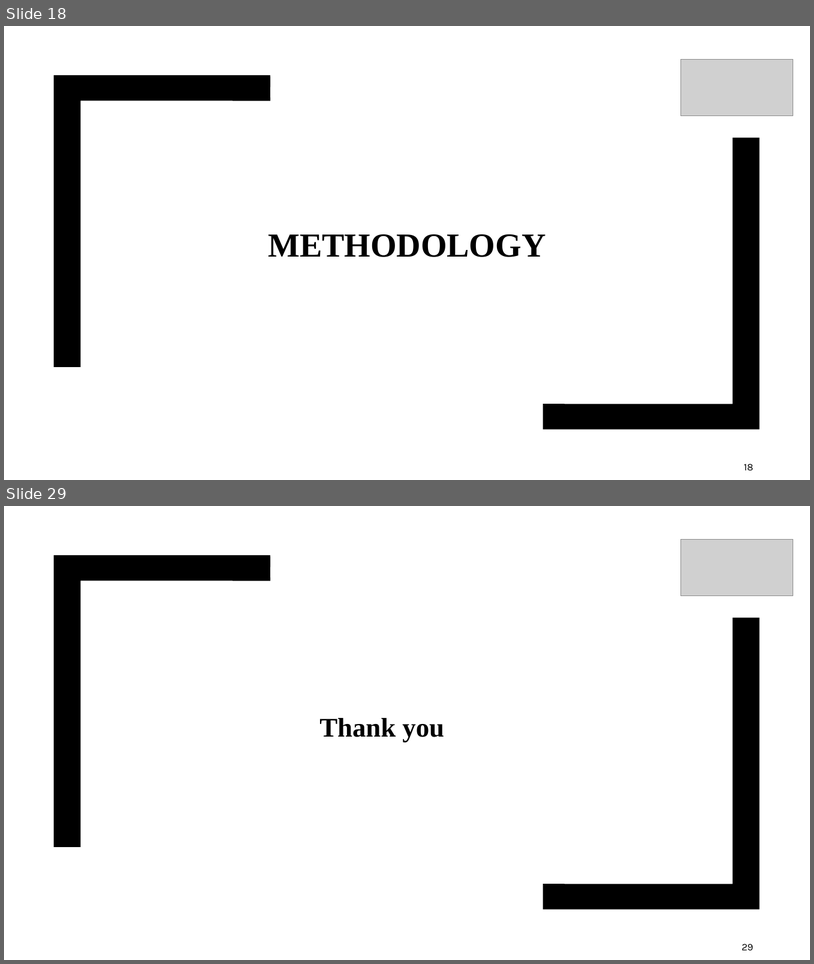
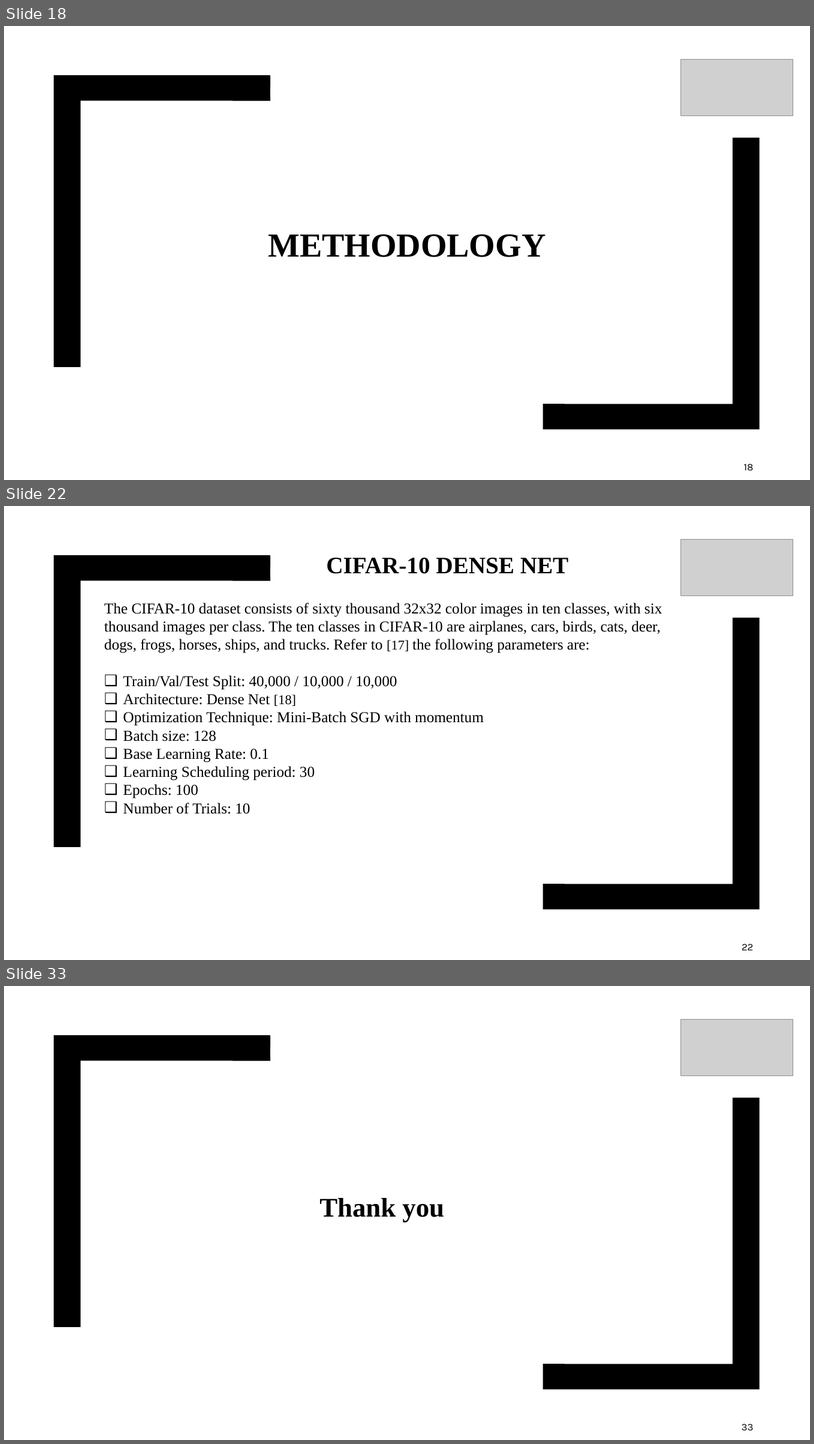
Before and after one commit to Umairnu/Research-Thesis-MS, a slide deck: Proposal and ppt/Tanhexp [Autosaved].pptx. Shown one above the other, each under a label of ours: slides 18 and 29 before the commit, slides 18, 22 and 33 after it; the slides between them are not shown. The pictures are 814x964 and 814x1444 pixels, drawn with LibreOffice and Linux fonts; fonts in the diff are those of the drawing; grey boxes stand for pictures. Boxes give left, top, right and bottom in pixels: in the first picture for what was removed or moved away, otherwise in the second. Text is boxed around its words. In the diff, an @@ line names an element or a change of style, - is before the commit and + after.

```diff
--- a/Proposal and ppt/Tanhexp [Autosaved].pptx
+++ b/Proposal and ppt/Tanhexp [Autosaved].pptx
@@ slide 22 added at [4,506,810,960], background #FFFFFF; not listed: 2 template elements that a slide beside it also shows @@
@@ picture added at [681,539,793,595] @@
@@ title added at [326,558,569,574], 28 pt, text #000000, bold @@
+CIFAR-10 DENSE NET
@@ text added at [104,603,662,814], 18 pt, text #000000 @@
+The CIFAR-10 dataset consists of sixty thousand 32x32 color images in ten classes, with six thousand images per class. The ten classes in CIFAR-10 are airplanes, cars, birds, cats, deer, dogs, frogs, horses, ships, and trucks. Refer to [17] the following parameters are:
+❑ Train/Val/Test Split: 40,000 / 10,000 / 10,000
+❑ Architecture: Dense Net [18]
+❑ Optimization Technique: Mini-Batch SGD with momentum
+❑ Batch size: 128
+❑ Base Learning Rate: 0.1
+❑ Learning Scheduling period: 30
+❑ Epochs: 100
+❑ Number of Trials: 10
@@ page number added at [742,943,753,950], 12 pt, text #000000 @@
+22
@@ what was slide 29 is now slide 33 @@
@@ page number at [742,1423,754,1431]: text changed @@
-29
+33
```
Also in this commit, not shown: 15 slides changed, 11 other slides added, 8 slides removed, 3 other files.
